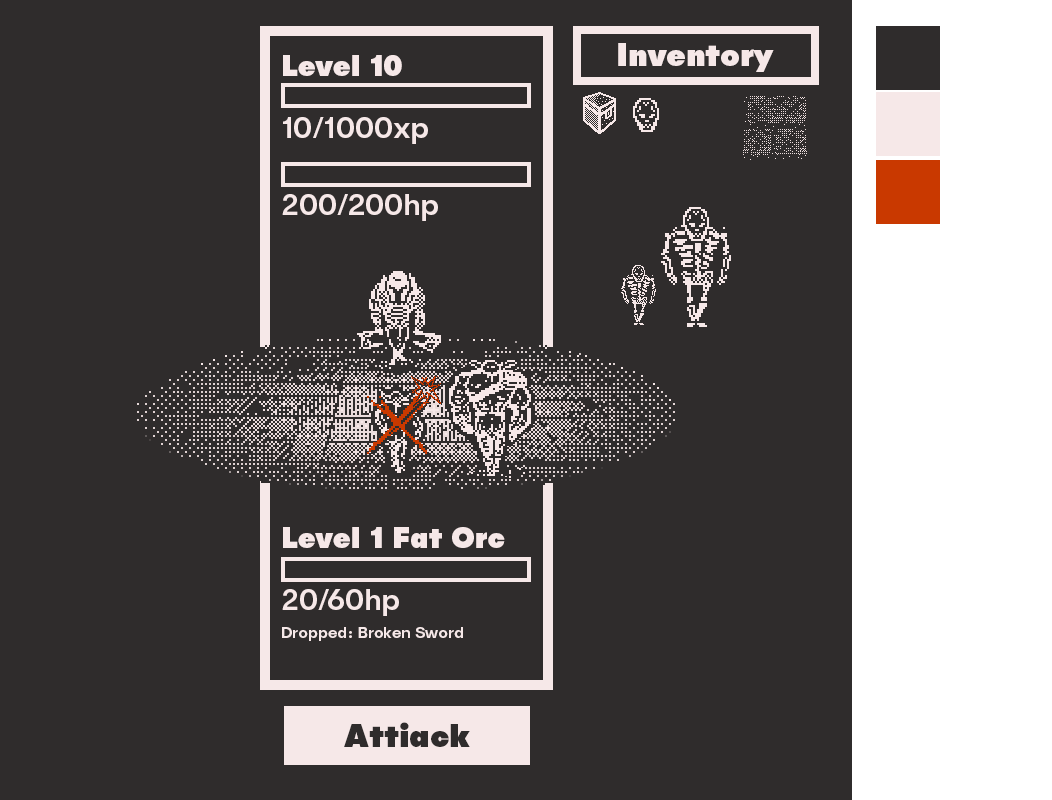
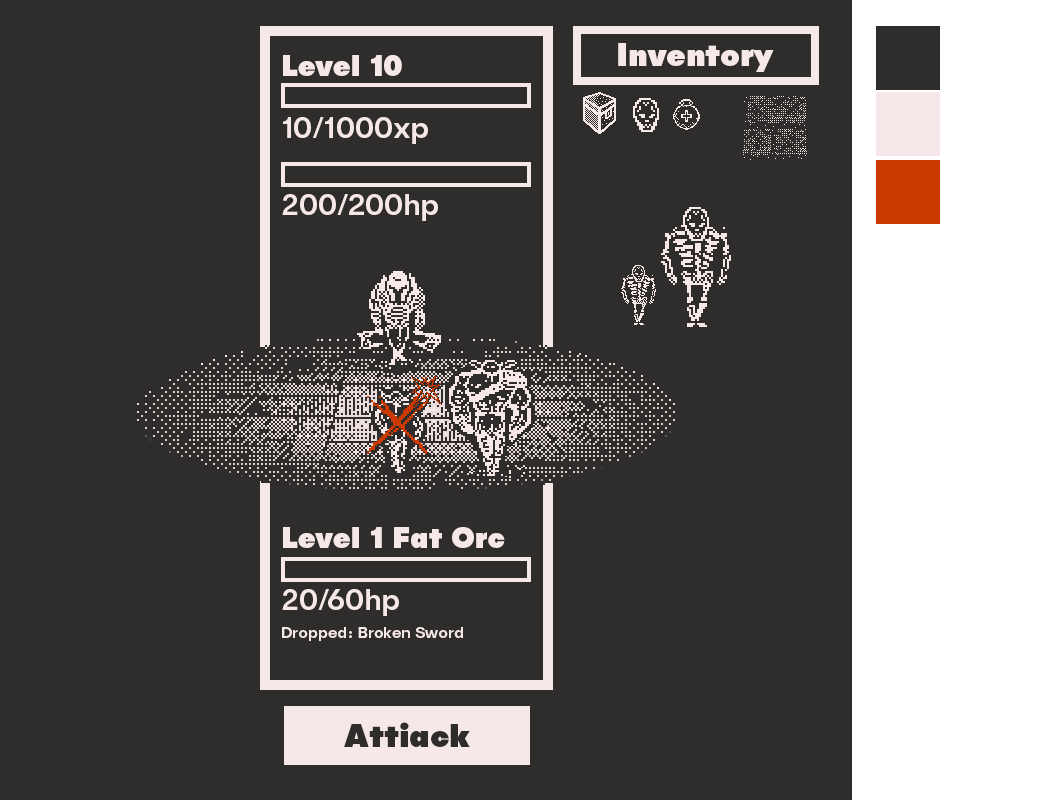
Layer changes from the first 1052 x 800 image to the second:
added layer "Layer 5" above "orc 1x" over box(673, 99, 700, 130)
